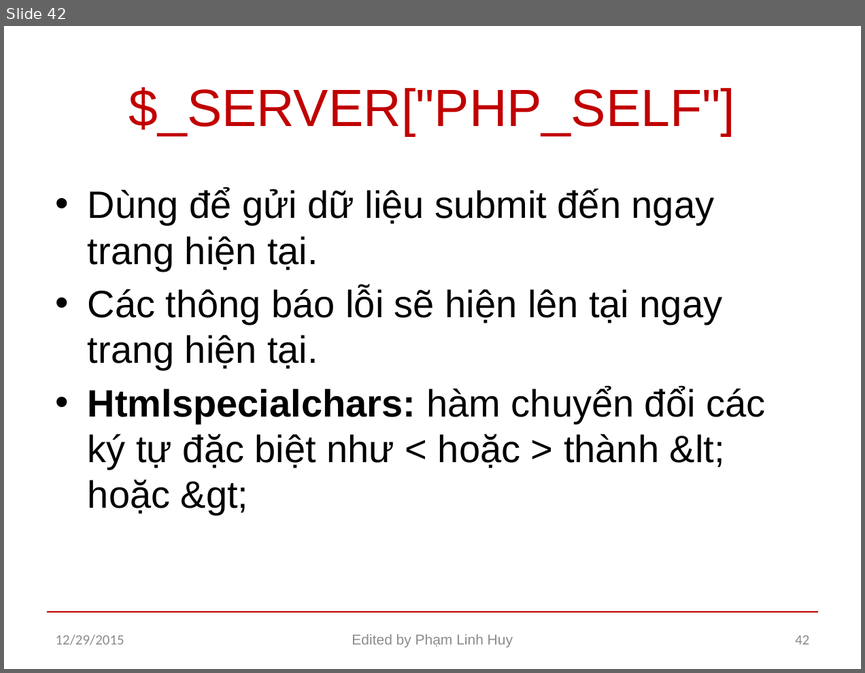
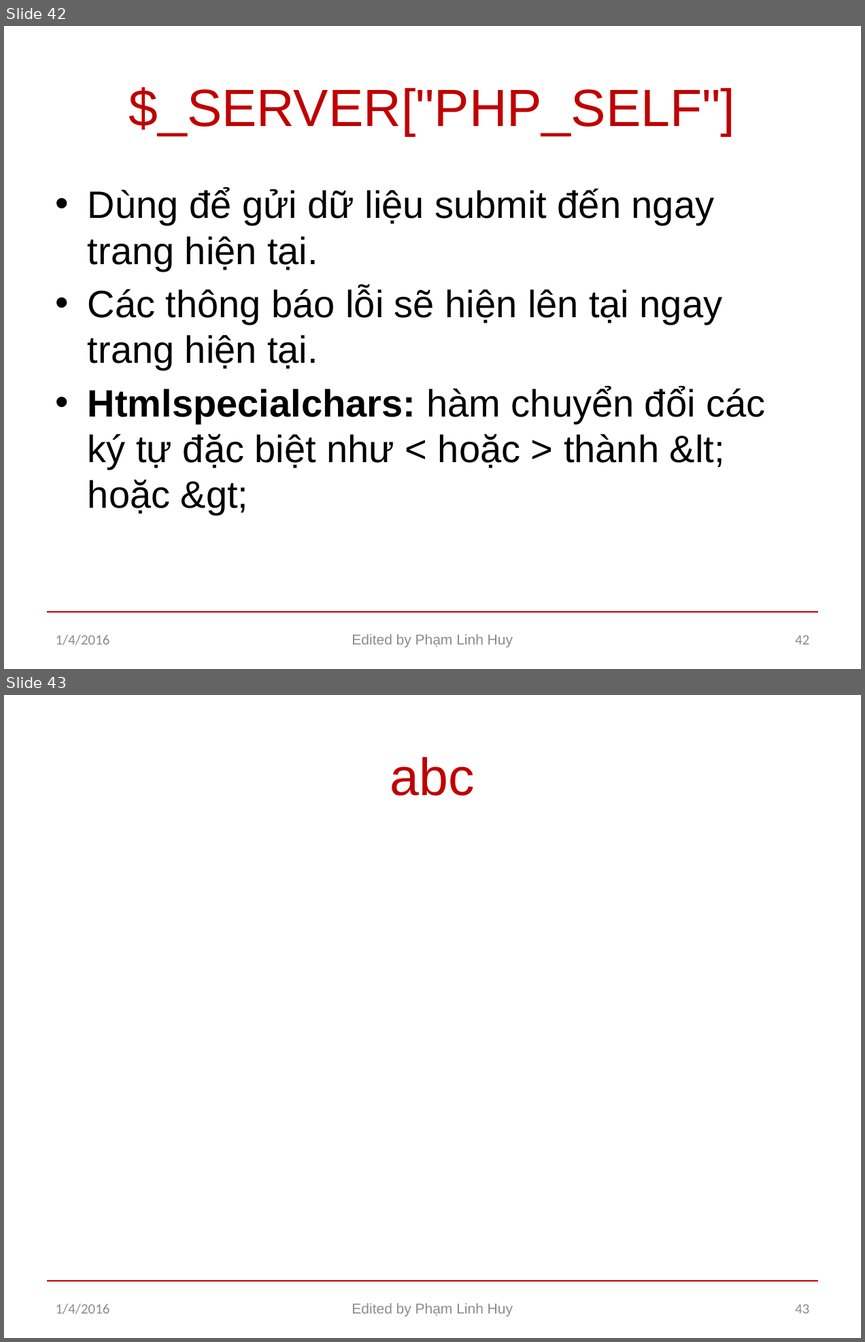
Before and after one commit to larryphamhuy/caodangnghe, a slide deck: PHP.pptx. Shown one above the other, each under a label of ours: slide 42 before the commit, slides 42 and 43 after it. The pictures are 865x673 and 865x1342 pixels, drawn with LibreOffice and Linux fonts; fonts in the diff are those of the drawing. Boxes give left, top, right and bottom in pixels: in the first picture for what was removed or moved away, otherwise in the second. Text is boxed around its words. In the diff, an @@ line names an element or a change of style, - is before the commit and + after.

Commit message:
Add more slides

```diff
--- a/PHP.pptx
+++ b/PHP.pptx
@@ slide 43 added at (x1=4, y1=695, x2=861, y2=1338), background #FFFFFF; not listed: 1 template element that a slide beside it also shows @@
@@ title added at (x1=390, y1=757, x2=475, y2=796), 44 pt, text #C00000 @@
+abc
@@ text added at (x1=56, y1=1303, x2=110, y2=1314), 12 pt, text #8C8C8C @@
+1/4/2016
@@ text added at (x1=351, y1=1303, x2=513, y2=1316), 12 pt, text #8C8C8C @@
+Edited by Phạm Linh Huy
@@ page number added at (x1=795, y1=1304, x2=809, y2=1313), 12 pt, text #8C8C8C @@
+43
@@ slide 42 changed as well @@
@@ text at (x1=56, y1=634, x2=110, y2=645): text changed @@
-12/29/2015
+1/4/2016
```
Also in this commit, not shown: 41 other slides changed.
